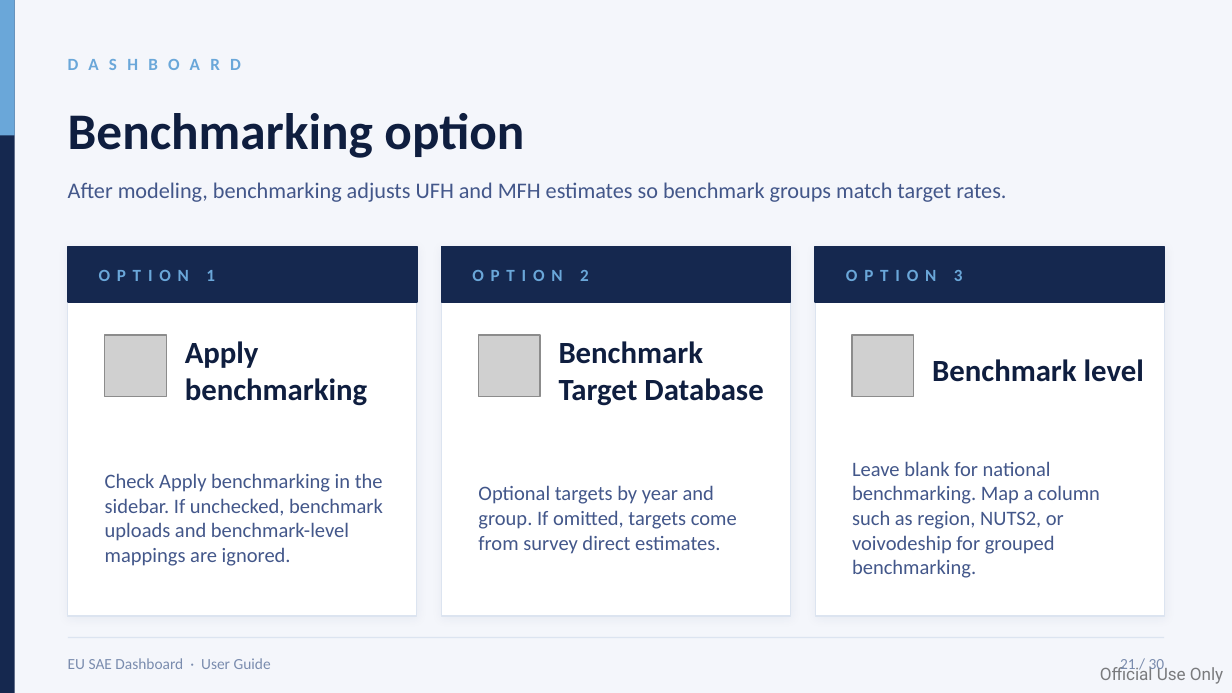
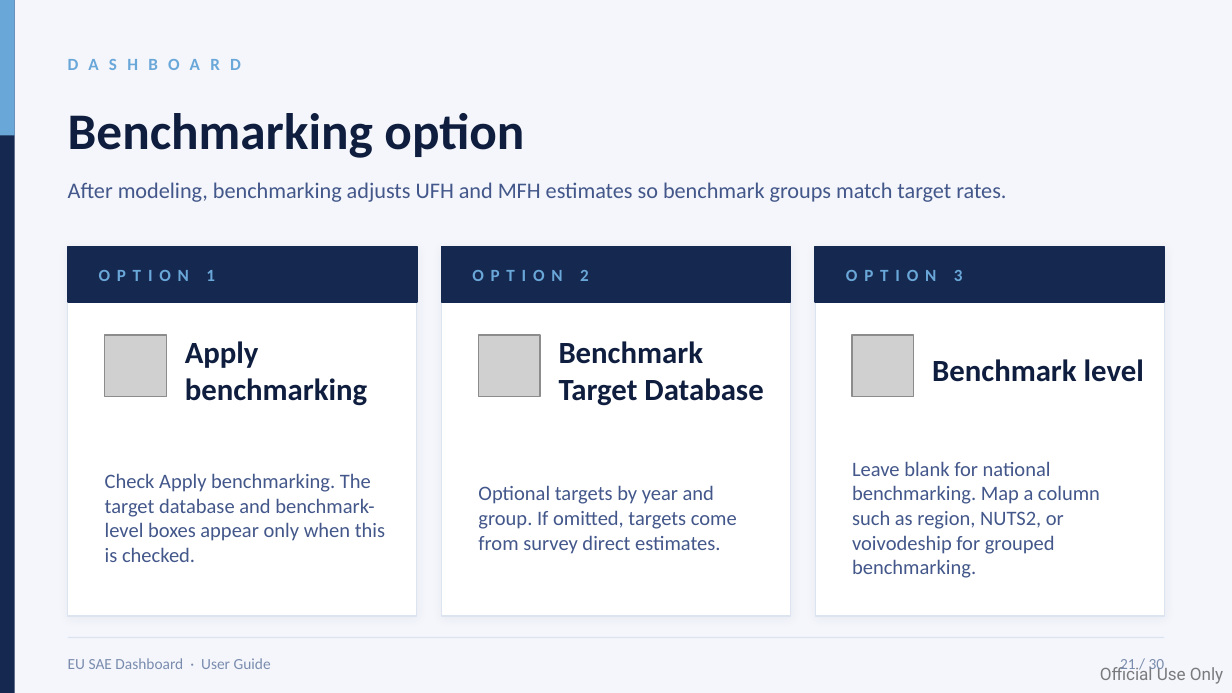
Before and after one commit to Noboyoshida227/EU_SAE_application_package, a slide deck: slide 21 of instructions/EU_SAE_User_Guide_Dashboard_v2.pptx. Drawn at 1232x693 pixels with LibreOffice and Linux fonts; fonts in the diff are those of the drawing; grey boxes stand for pictures. Boxes give left, top, right and bottom in pixels: in the first picture for what was removed or moved away, otherwise in the second. Text is boxed around its words. In the diff, an @@ line names an element or a change of style, - is before the commit and + after.

Commit message:
Update EU_SAE user guide PPTX
Replace instructions/EU_SAE_User_Guide_Dashboard_v2.pptx with an updated binary version. Remove the corresponding .inspect.ndjson file (instructions/EU_SAE_User_Guide_Dashboard_v2.pptx.inspect.ndjson), which appears to be a generated inspection artifact no longer needed.

```diff
--- a/instructions/EU_SAE_User_Guide_Dashboard_v2.pptx
+++ b/instructions/EU_SAE_User_Guide_Dashboard_v2.pptx
@@ text at [105, 473, 385, 562]: text changed @@
-Check Apply benchmarking in the sidebar. If unchecked, benchmark uploads and benchmark-level mappings are ignored.
+Check Apply benchmarking. The target database and benchmark-level boxes appear only when this is checked.
```
Also in this commit, not shown: 5 other slides changed, 1 other file.
